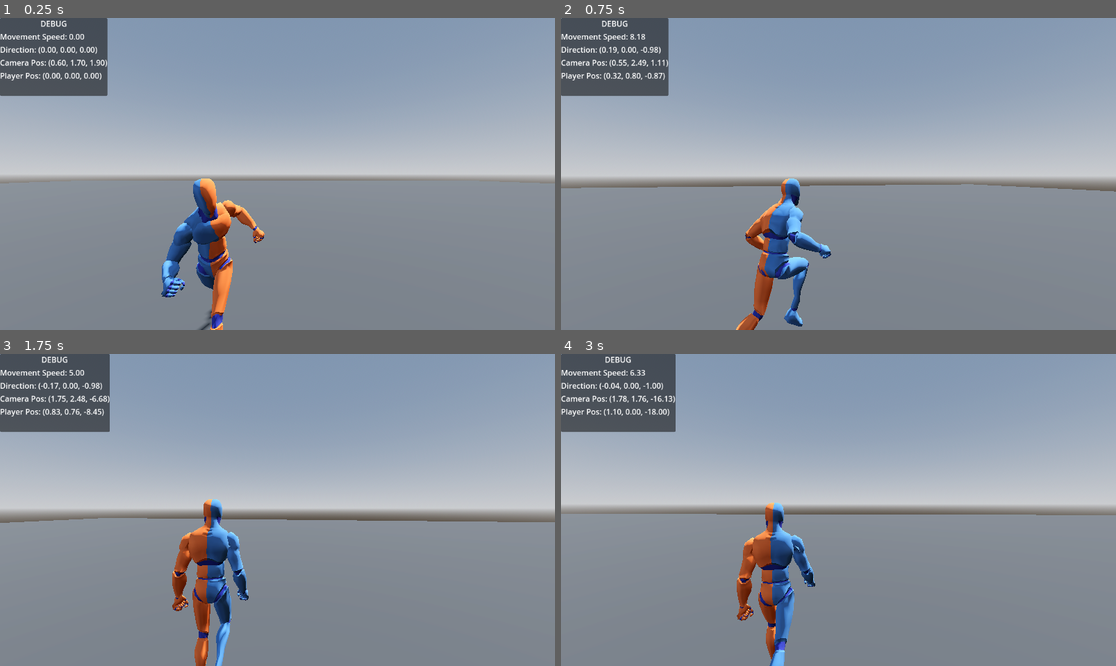
Above: before the commit, frames 1-4 (two rows, left to right).
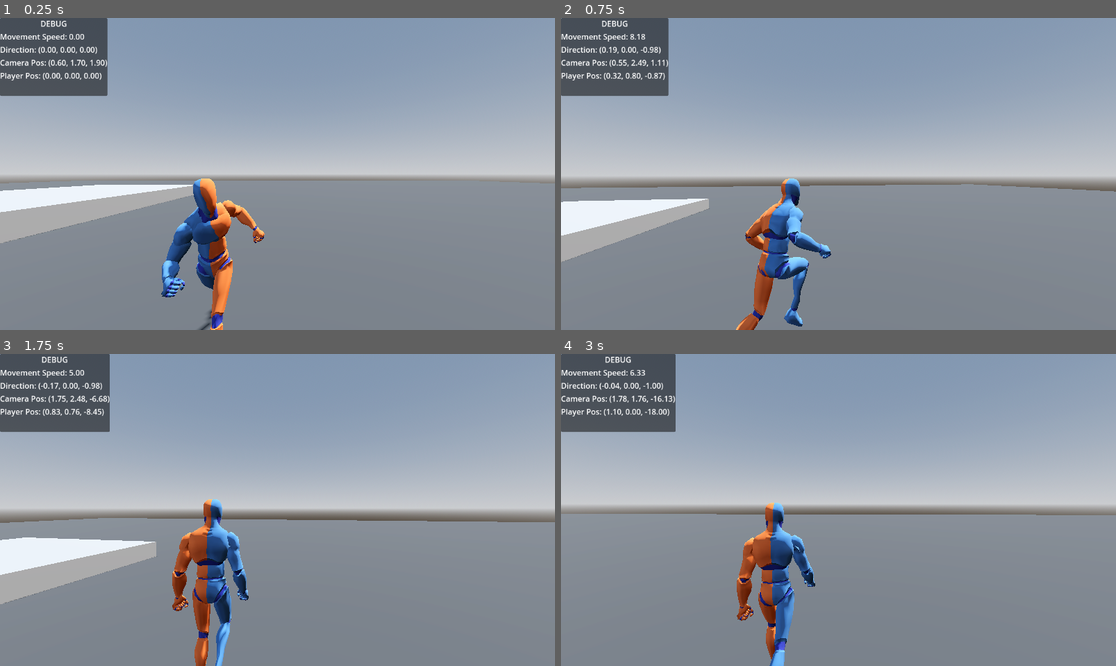
Above: after the commit, the same moments.

Repository: erdospeet11/actioncombat
Game: Godot game, scene res://main.tscn
The game is run twice, just before and just after one commit, with the same random seed, the same clock (stepped at 60 frames per second) and the same inputs.
Inputs (mouse positions are in pixels of both pictures, inside the frame that each line leads up to):
- Up to frame 1 (0.25 s): no input
- Up to frame 2 (0.75 s): tap Enter (ui_accept) at 0.5 s; move the mouse to (866, 174) at 0.52 s; hold W (forward) from 0.53 s (still down); hold Shift (sprint) from 0.53 s (still down)
- Up to frame 3 (1.75 s): keep holding W (forward); tap Enter (ui_accept) at 0.77, 1.52 s; move the mouse to (249, 510) at 1.27 s; release Shift (sprint) at 1.28 s; tap Shift (sprint) at 1.35 s
- Up to frame 4 (3 s): keep holding W (forward); move the mouse to (849, 503) at 2.02 s; hold Shift (sprint) 2.03-2.78 s; move the mouse to (832, 516) at 2.77 s; tap Shift (sprint) at 2.85 s

The runs differ from the first frame. In frame 1, 3.7% of the frame differs, in the area x 0-35%, y 53-73%; in frame 2, 3.0%; in frame 3, 3.7%, in the area x 0-29%, y 58-81%; in frame 4, nothing differs.

Commit message:
feat: Add project documentation, initial TODOs, basic level geometry, and improve player camera collision.

Diff:
--- a/main.tscn
+++ b/main.tscn
@@ -43,3 +43,13 @@
 
 [node name="CollisionShape3D" type="CollisionShape3D" parent="MeshInstance3D/StaticBody3D"]
 shape = SubResource("ConcavePolygonShape3D_ig7tw")
+
+[node name="CSGBox3D" type="CSGBox3D" parent="."]
+transform = Transform3D(1, 0, 0, 0, 1, 0, 0, 0, 1, -10.518954, 0.15476036, -7.6779785)
+use_collision = true
+size = Vector3(8.675293, 1.2164612, 16.355957)
+
+[node name="CSGBox3D2" type="CSGBox3D" parent="."]
+transform = Transform3D(1, 0, 0, 0, 1, 0, 0, 0, 1, -14.218387, 0.19467068, 10.727585)
+use_collision = true
+size = Vector3(8.675293, 2.8388214, 16.355957)
--- a/third_player.gd
+++ b/third_player.gd
@@ -22,6 +22,7 @@
 
 func _ready():
 	Input.set_mouse_mode(Input.MOUSE_MODE_CAPTURED)
+	spring_arm.add_excluded_object(self)
 	print("Available animations:", animation_player.get_animation_list())
 
 func _unhandled_input(event):
Not shown, added: README.md
Not shown, added: TODO.Md
